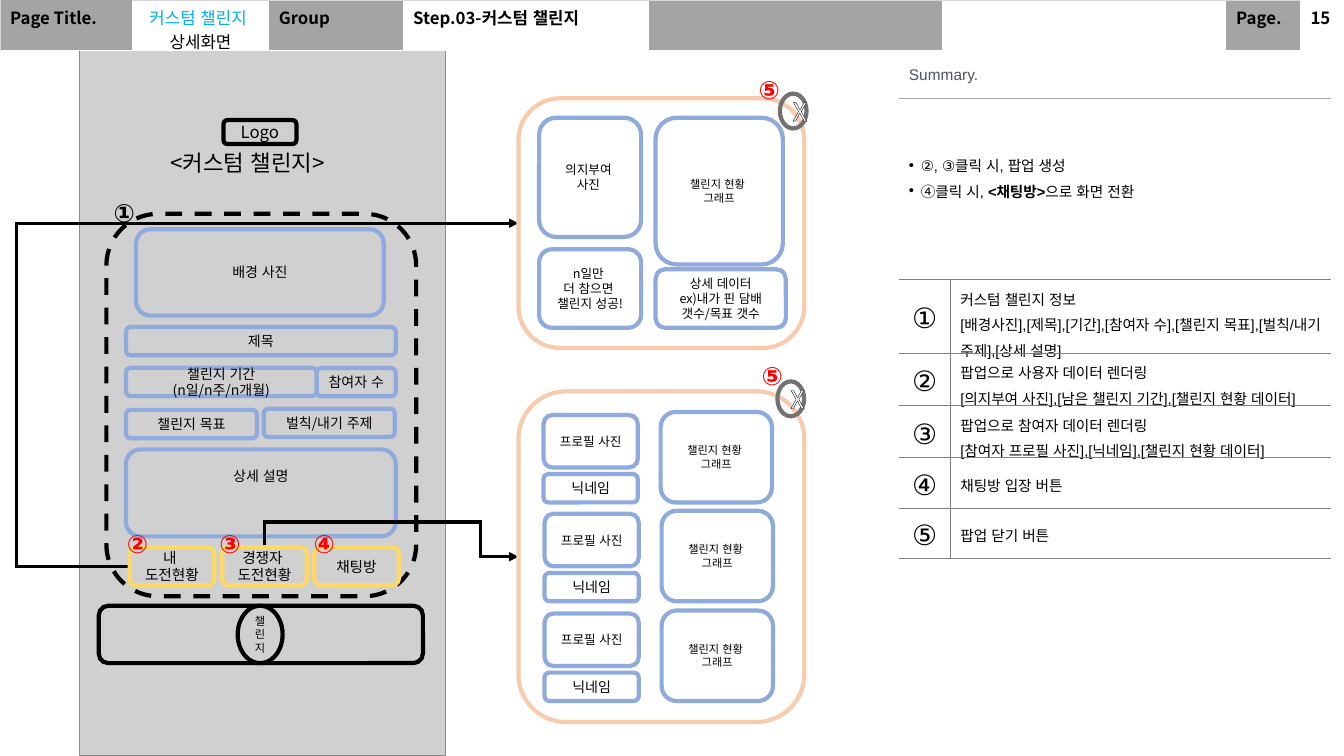
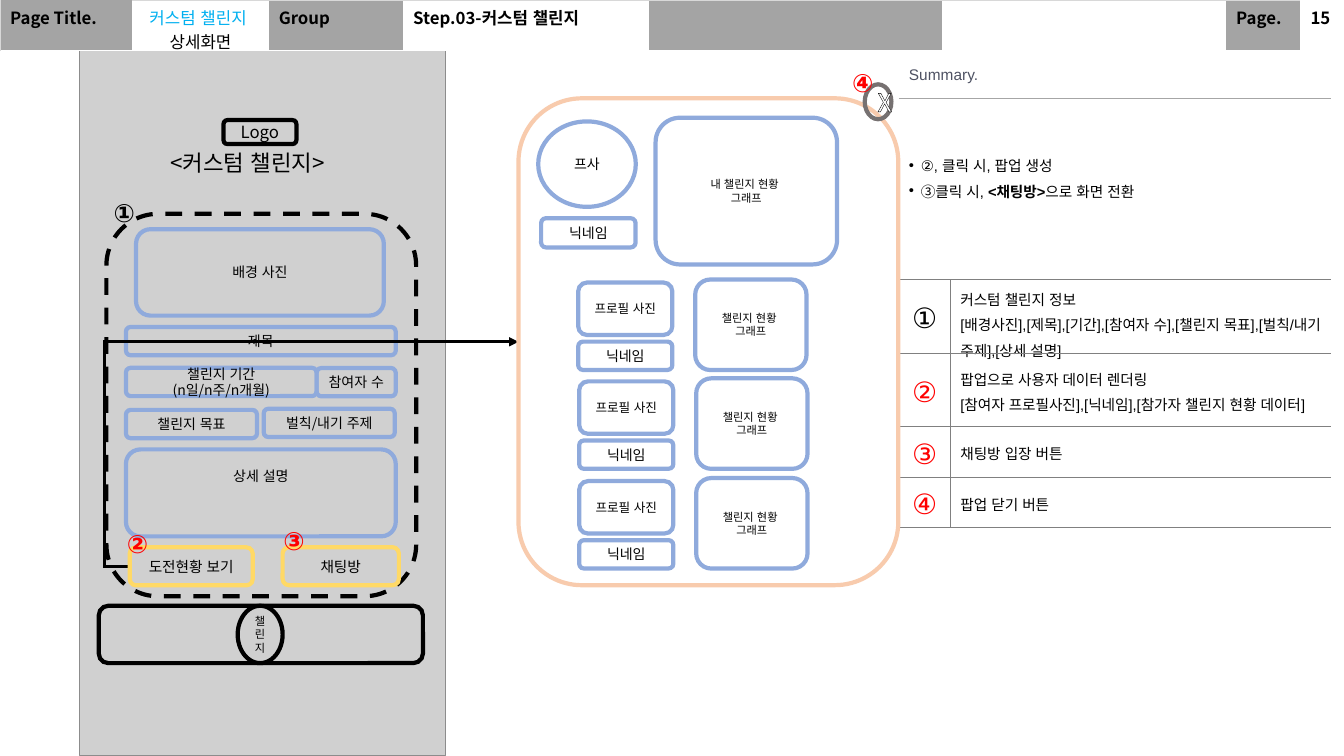
Before and after one commit to SeolMyeongJae/KSA-final-project, a slide deck: slide 17 of 06-최종산출물/UI 및 화면 설계.pptx. Drawn at 1344x756 pixels with LibreOffice and Linux fonts; fonts in the diff are those of the drawing; grey boxes stand for pictures. Boxes give left, top, right and bottom in pixels: in the first picture for what was removed or moved away, otherwise in the second. Text is boxed around its words. In the diff, an @@ line names an element or a change of style, - is before the commit and + after.

Commit message:
스토리보드 및 화면설계(1차 완성) Ver 0.2

```diff
--- a/06-최종산출물/UI 및 화면 설계.pptx
+++ b/06-최종산출물/UI 및 화면 설계.pptx
@@ text "④": place and size @@
-text "④" at (314, 534, 335, 559)
+text "④" at (852, 74, 873, 98)
@@ table at (899, 52, 1331, 519) @@
-row 2, column 1: ②, ③클릭 시, 팝업 생성 / ④클릭 시, <채팅방>으로 화면 전환
+row 2, column 1: ②, 클릭 시, 팝업 생성 / ③클릭 시, <채팅방>으로 화면 전환
-row 4: ② | 팝업으로 사용자 데이터 렌더링 / [의지부여 사진],[남은 챌린지 기간],[챌린지 현황 데이터]
-row 5: ③ | 팝업으로 참여자 데이터 렌더링 / [참여자 프로필 사진],[닉네임],[챌린지 현황 데이터]
-row 6: ④ | 채팅방 입장 버튼
-row 7: ⑤ | 팝업 닫기 버튼
+row 4: ② | 팝업으로 사용자 데이터 렌더링 / [참여자 프로필사진],[닉네임],[참가자 챌린지 현황 데이터]
+row 5: ③ | 채팅방 입장 버튼
+row 6: ④ | 팝업 닫기 버튼
@@ text removed at (759, 81, 780, 105) @@
-⑤
@@ ellipse "X": place and size @@
-ellipse "X" at (780, 94, 807, 129)
+ellipse "X" at (865, 85, 891, 120)
@@ rounded rectangle: place and size @@
-rounded rectangle at (518, 99, 804, 349)
+rounded rectangle at (518, 99, 898, 586)
@@ rounded rectangle removed at (539, 118, 641, 237) @@
-의지부여
-사진
@@ rounded rectangle "내 챌린지 현황": place and size @@
-rounded rectangle "내 챌린지 현황" at (655, 118, 782, 265)
+rounded rectangle "내 챌린지 현황" at (655, 118, 837, 265)
@@ ellipse added at (538, 121, 636, 207), outline #8FAADC 3 pt, 10 pt, text #000000 @@
+프사
@@ text in rounded rectangle at (711, 178, 779, 189): text changed @@
-챌린지 현황
+내 챌린지 현황
@@ rounded rectangle added at (541, 219, 636, 248), outline #8FAADC 3 pt, 10 pt, text #000000 @@
+닉네임
@@ rounded rectangle removed at (539, 249, 641, 328) @@
-n일만
-더 참으면
-챌린지 성공!
@@ rounded rectangle removed at (655, 269, 785, 328) @@
-상세 데이터
-ex)내가 핀 담배 갯수/목표 갯수
@@ elbow arrow moved from (130, 567) - (518, 223) to (130, 567) - (518, 342) @@
@@ 3 rounded rectangles: place and size @@
-3 rounded rectangles at (544, 611, 772, 702)
+3 rounded rectangles at (579, 279, 807, 370)
@@ 6 rounded rectangles: place and size @@
-6 rounded rectangles at (543, 412, 772, 602)
+6 rounded rectangles at (580, 378, 808, 569)
@@ text removed at (762, 367, 783, 391) @@
-⑤
@@ ellipse removed at (777, 381, 804, 416) @@
-X
@@ rounded rectangle removed at (518, 391, 804, 722) @@
@@ elbow arrow removed from (264, 547) to (518, 557) @@
@@ text "③": place and size @@
-text "③" at (219, 534, 240, 559)
+text "③" at (283, 532, 304, 556)
@@ rounded rectangle "도전현황 보기": place and size @@
-rounded rectangle "도전현황 보기" at (130, 547, 215, 586)
+rounded rectangle "도전현황 보기" at (130, 547, 253, 586)
@@ text in rounded rectangle at (149, 560, 234, 573): text changed @@
-내
-도전현황
+도전현황 보기
@@ rounded rectangle removed at (222, 547, 307, 586) @@
-경쟁자
-도전현황
@@ rounded rectangle "채팅방": place and size @@
-rounded rectangle "채팅방" at (315, 547, 399, 586)
+rounded rectangle "채팅방" at (282, 547, 398, 586)
```
Also in this commit, not shown: 5 other slides changed.
